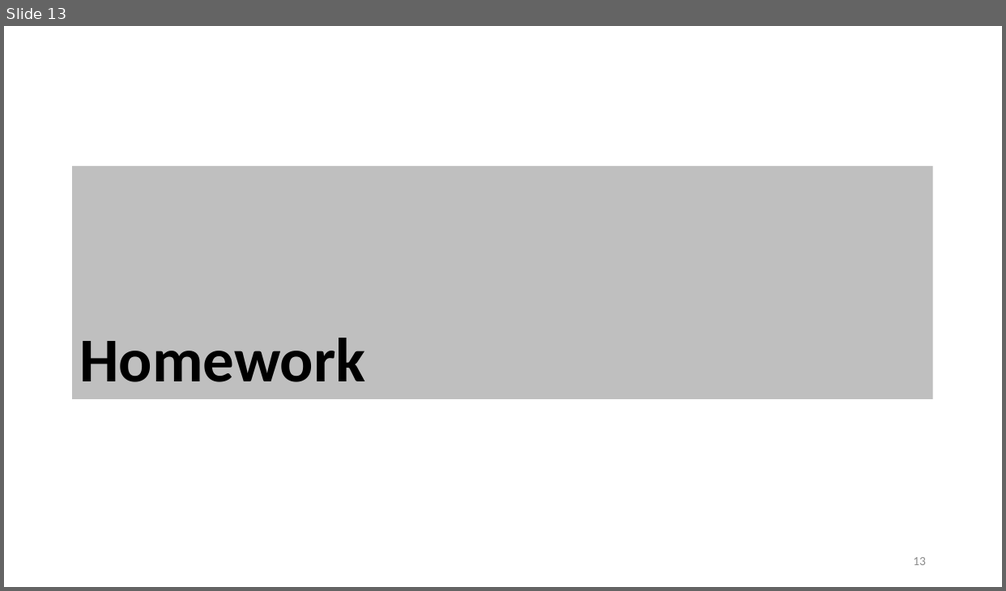
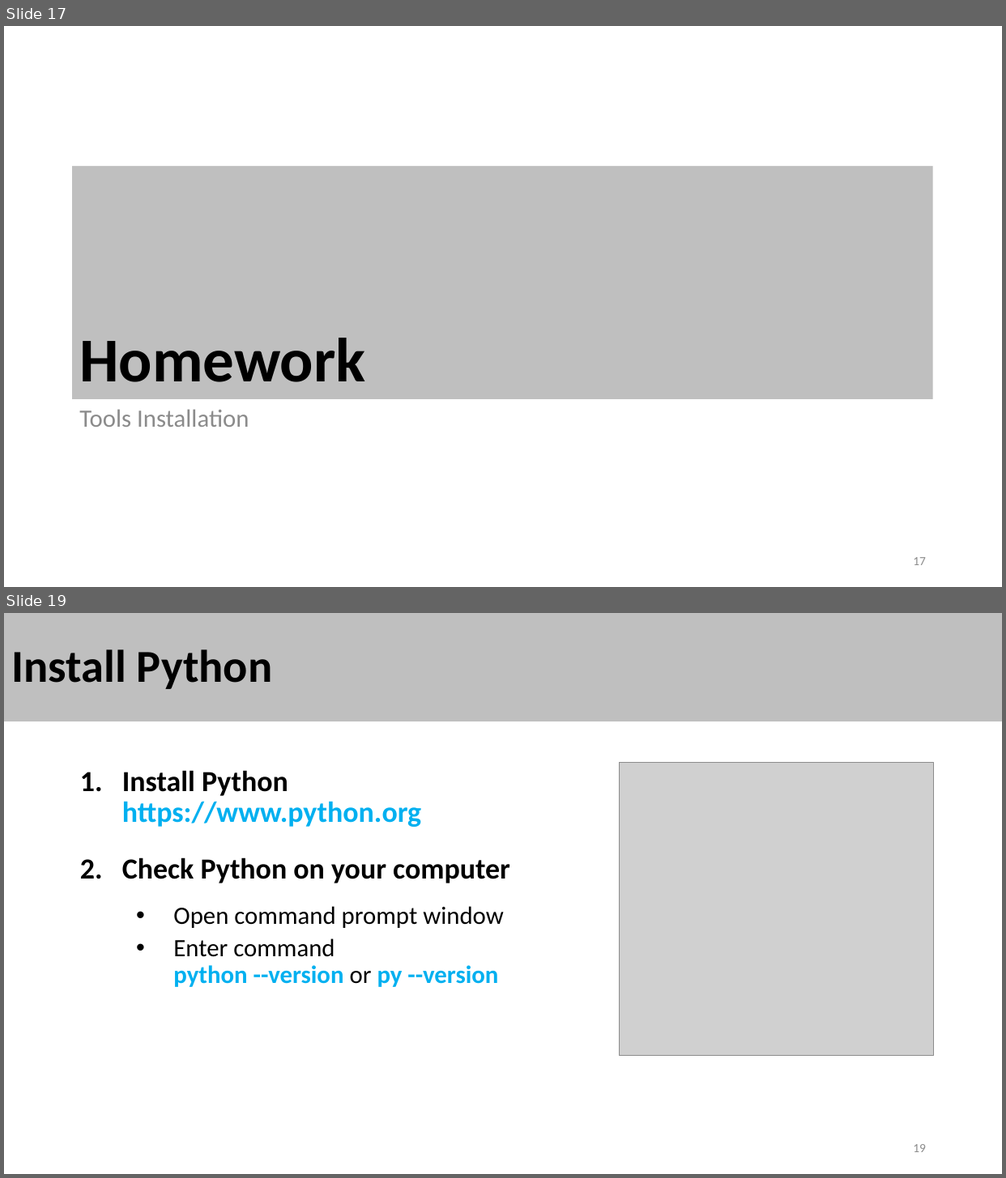
Before and after one commit to stalj/pp1, a slide deck: 01-CourseIntroduction/01-CourseIntroduction.pptx. Shown one above the other, each under a label of ours: slide 13 before the commit, slides 17 and 19 after it; the slides between them are not shown. The pictures are 1006x591 and 1006x1178 pixels, drawn with LibreOffice and Linux fonts; fonts in the diff are those of the drawing; grey boxes stand for pictures. Boxes give left, top, right and bottom in pixels: in the first picture for what was removed or moved away, otherwise in the second. Text is boxed around its words. In the diff, an @@ line names an element or a change of style, - is before the commit and + after.

```diff
--- a/01-CourseIntroduction/01-CourseIntroduction.pptx
+++ b/01-CourseIntroduction/01-CourseIntroduction.pptx
@@ slide 19 added at (x1=4, y1=613, x2=1002, y2=1174), background #FFFFFF @@
@@ title added at (x1=4, y1=613, x2=1002, y2=722), fill #BFBFBF, 44 pt, text #000000, bold @@
+Install Python
@@ text added at (x1=122, y1=770, x2=510, y2=987), 24 pt, text #000000, bold @@
+1. Install Python
+   https://www.python.org
+2. Check Python on your computer
+  • Open command prompt window
+  • Enter command
+    python --version or py --version
@@ picture added at (x1=620, y1=763, x2=934, y2=1055) @@
@@ page number added at (x1=913, y1=1144, x2=926, y2=1152), 12 pt, text #8C8C8C @@
+19
@@ what was slide 13 is now slide 17 @@
@@ slide 17 changed as well @@
@@ text added at (x1=79, y1=409, x2=249, y2=427), 24 pt, text #8C8C8C @@
+Tools Installation
@@ page number at (x1=913, y1=557, x2=926, y2=565): text changed @@
-13
+17
```
Also in this commit, not shown: 13 other slides changed, 8 other slides added, 2 slides removed, 6 other files.
